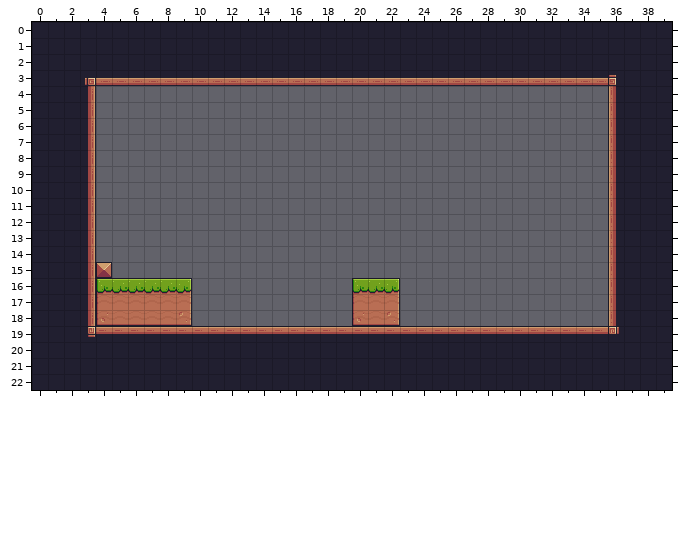
Two versions of a level (Tiled map, assets/tiles/level-02.tmx). The picture above was drawn from the file before the commit.
Cells are 16x16 px. Shown: x 0..39, y 0..22.
And afterwards:
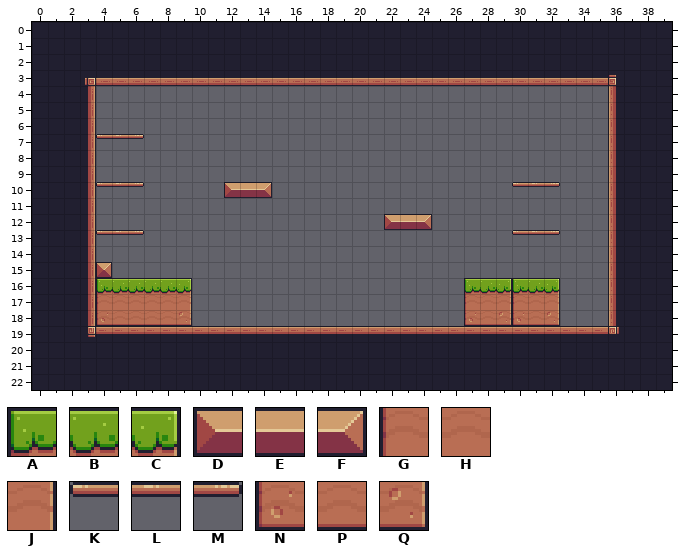
Key: from "Pixel Adventure": A 6, B 7, C 8, D 12, E 13, F 14, G 28, H 29, J 30, K 39, L 40, M 41, N 50, P 51, Q 52.
_ is an empty cell.
Change:
Layer "Background":
y 7: x 4..6 ___ -> KLM
y 10: x 4..6 ___ -> KLM; x 12..14 ___ -> DEF; x 30..32 ___ -> KLM
y 12: x 22..24 ___ -> DEF
y 13: x 4..6 ___ -> KLM; x 30..32 ___ -> KLM
y 16: x 20..22 ABC -> ___; x 27..32 ______ -> ABCABC
y 17: x 20..22 GHJ -> ___; x 27..32 ______ -> GHJGHJ
y 18: x 20..22 NPQ -> ___; x 27..32 ______ -> NPQNPQ
